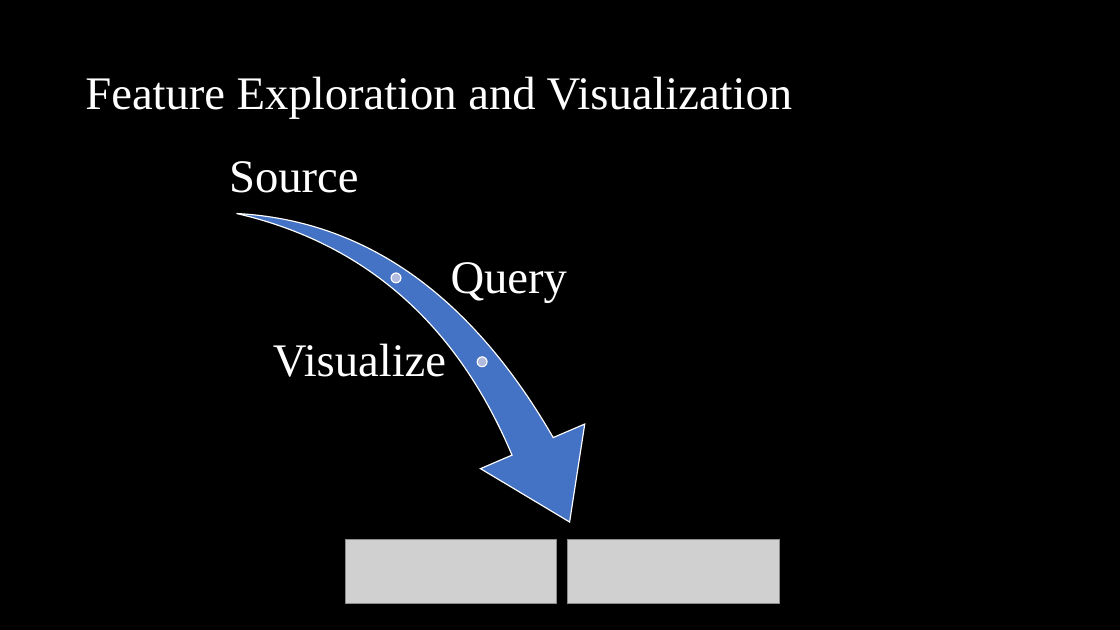
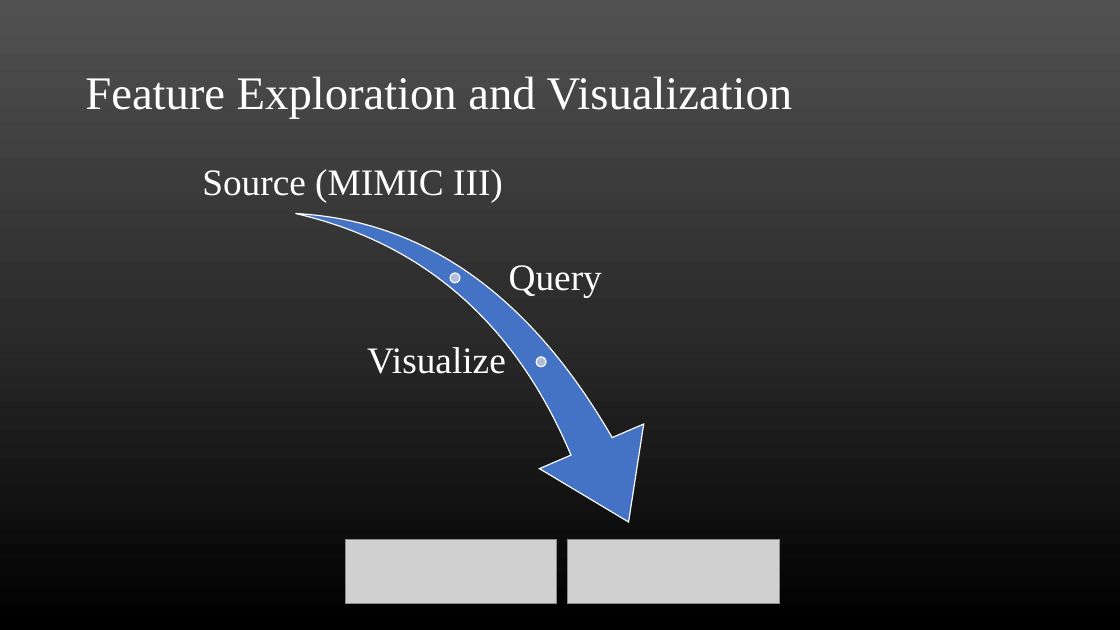
Before and after one commit to imw2/Diabetes-Diagnosis-Prediction, a slide deck: slide 6 of Presentation/FinalPresentationWittler.pptx. Drawn at 1120x630 pixels with LibreOffice and Linux fonts; fonts in the diff are those of the drawing; grey boxes stand for pictures. Boxes give left, top, right and bottom in pixels: in the first picture for what was removed or moved away, otherwise in the second. Text is boxed around its words. In the diff, an @@ line names an element or a change of style, - is before the commit and + after.

```diff
--- a/Presentation/FinalPresentationWittler.pptx
+++ b/Presentation/FinalPresentationWittler.pptx
@@ background #000000 to gradient #515151 to #2E2E2E to #000000 @@
@@ text at box(202, 169, 503, 202): text changed; size 40 to 32 pt @@
-Source
+Source (MIMIC III)
@@ text "Query" at box(509, 265, 602, 297): size 40 to 32 pt; less space between paragraphs @@
@@ text "Visualize" at box(367, 347, 506, 374): size 40 to 32 pt; less space between paragraphs @@
@@ 2 texts, 2 ellipses, 1 swoosh arrow: place and size @@
-2 texts, 2 ellipses, 1 swoosh arrow at box(236, 135, 610, 588)
+2 texts, 2 ellipses, 1 swoosh arrow at box(295, 135, 669, 588)
```
Also in this commit, not shown: 11 other slides changed, 1 slide added, 1 slide removed.
